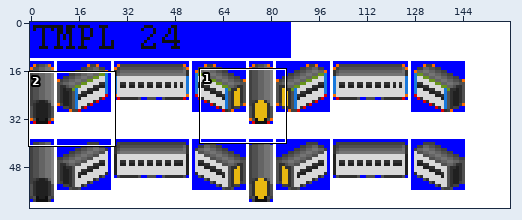
Two versions of one sprite sheet, gfx/Template/24px.png. Above: a wide view before the commit, with the close-up outlined.
Close-up. Before the commit:
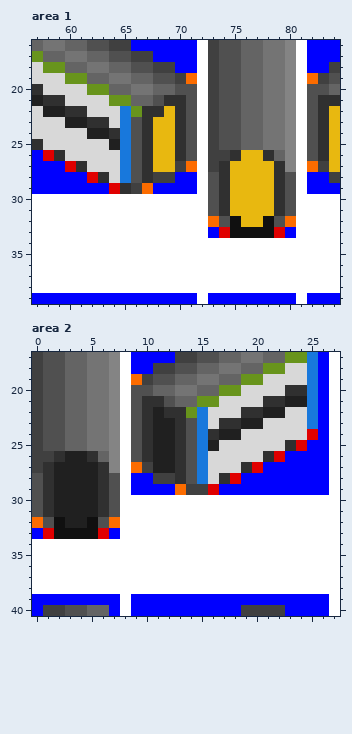
The file is 160x62 pixels. Shown: area 1: x 57..84, y 16..39; area 2: x 0..27, y 17..40.
Once edited:
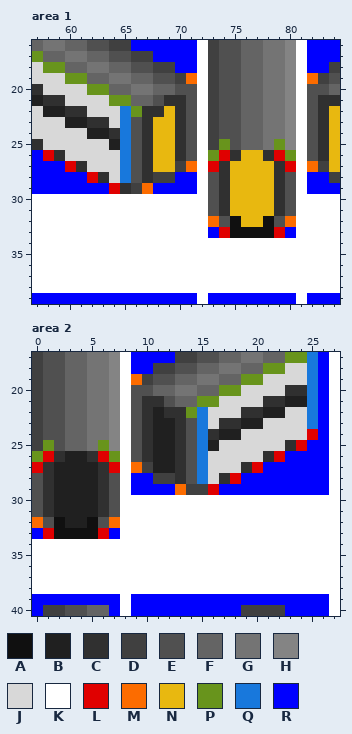
Palette (. is transparent): A #101010  B #202020  C #303030  D #404040  E #505050  F #646464  G #747474  H #848484  J #d8d8d8  K #ffffff  L #e00000  M #fc6c00  N #e8b810  P #68941c  Q #1878dc  R #0000ff
Diff:
Area 1:
Colour L replaces colour D in row 26 at x 74; in row 27 at x 73.
Colour L replaces colour F in row 26 at x 79.
Colour L replaces colour H in row 27 at x 80.
Colour P replaces colour D in row 26 at x 73.
Colour P replaces colour E in row 25 at x 74.
Colour P replaces colour G in row 25 at x 79.
Colour P replaces colour H in row 26 at x 80.
Area 2:
Colour L replaces colour D in row 26 at x 1; in row 27 at x 0.
Colour L replaces colour F in row 26 at x 6.
Colour L replaces colour H in row 27 at x 7.
Colour P replaces colour D in row 26 at x 0.
Colour P replaces colour E in row 25 at x 1.
Colour P replaces colour G in row 25 at x 6.
Colour P replaces colour H in row 26 at x 7.
Pixel boxes of the changes (left, top, right, bottom) in both close-ups:
changed: (208, 139, 230, 172)
changed: (274, 139, 296, 172)
changed: (32, 440, 54, 473)
changed: (98, 440, 120, 473)
